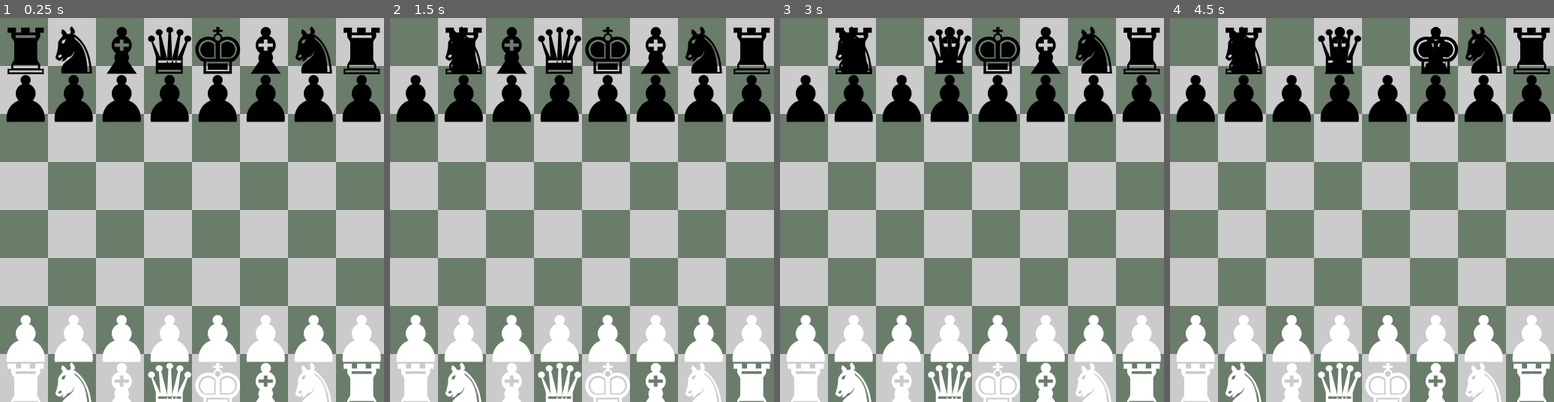
Above: before the commit, frames 1-4 (left to right).
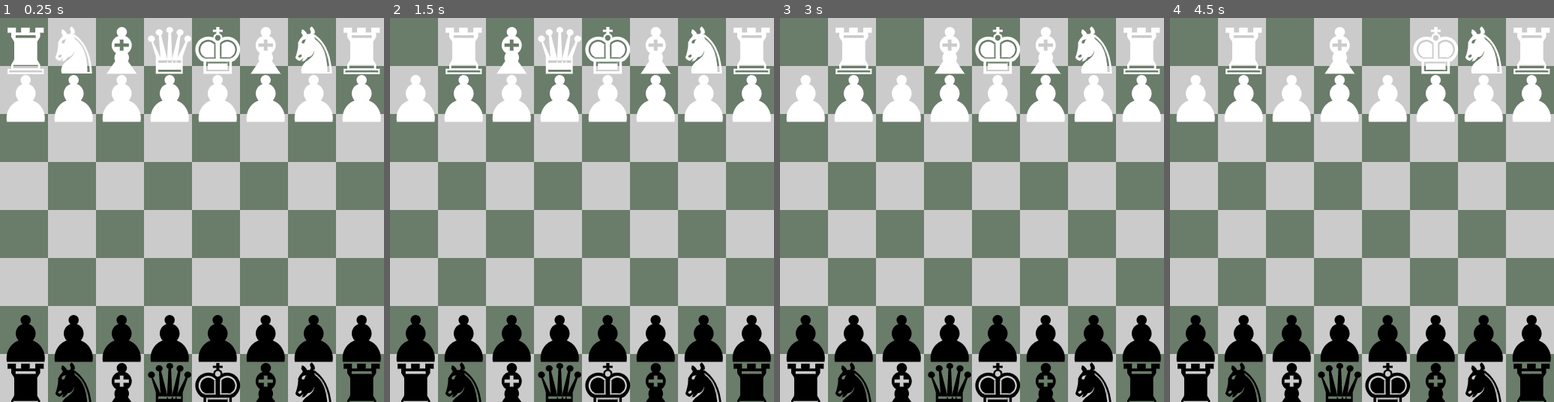
Above: after the commit, the same moments.

Repository: NiahSSBM/chess
Game: Godot game, scene res://scenes/main.tscn
The game is run twice, just before and just after one commit, with the same random seed, the same clock (stepped at 60 frames per second) and the same inputs.
Inputs (mouse positions are in pixels of both pictures, inside the frame that each line leads up to):
- Up to frame 1 (0.25 s): no input
- Up to frame 2 (1.5 s): tap Enter at 0.5 s; move the mouse to (413, 41) at 0.52 s; press the mouse at (413, 41) at 0.53 s; tap Space at 1.25 s; move the mouse to (462, 41) at 1.27 s; release the mouse at (462, 41) at 1.28 s; click (462, 41) at 1.35 s
- Up to frame 3 (3 s): tap Enter at 2 s; move the mouse to (899, 41) at 2.02 s; press the mouse at (899, 41) at 2.03 s; tap Space at 2.75 s; move the mouse to (948, 41) at 2.77 s; release the mouse at (948, 41) at 2.78 s; click (948, 41) at 2.85 s
- Up to frame 4 (4.5 s): tap Enter at 3.5 s; move the mouse to (1385, 41) at 3.52 s; press the mouse at (1385, 41) at 3.53 s; tap Space at 4.25 s; move the mouse to (1434, 41) at 4.27 s; release the mouse at (1434, 41) at 4.28 s; click (1434, 41) at 4.35 s

The runs differ from the first frame. In frame 1, 22% of the frame differs, in the area x 1-100%, y 2-100%; in frame 2, 22%; in frame 3, 21%; in frame 4, 21%.

Commit message:
lots of stuff

Diff:
--- /dev/null
+++ b/scenes/game_state.gd
@@ -0,0 +1,52 @@
+extends Node
+
+var board_state: Array[int] # 2D array
+var prev_boards: Array[int] # 3D array
+
+var turn: int = 0
+
+func _ready():
+	Globals.connect("turn_passed", _on_turn_passed)
+
+	board_state.resize(Globals.BOARD_SIZE * Globals.BOARD_SIZE)
+	board_state.fill(0)
+
+
+func _on_turn_passed():
+	turn += 1
+
+	prev_boards.append_array(board_state)
+
+	var pieces: Array[Node] = get_tree().get_nodes_in_group("piece")
+
+	board_state.fill(0)
+	for piece in pieces:
+		board_state[piece.board_position.x + piece.board_position.y * Globals.BOARD_SIZE] = piece.type
+
+	if Globals.DEBUG_PRINT:
+		_print_board()
+
+
+func _print_board():
+	print("Current Board:")
+	# This flips the board while printing
+	var line: String = ""
+	var board: String = ""
+	for y in Globals.BOARD_SIZE:
+		for x in Globals.BOARD_SIZE:
+			line = line + str(board_state[x + y * Globals.BOARD_SIZE]) + " "
+		board = line + "\n" + board
+		line = ""
+	print(board)
+
+
+func _print_past_board(turns_old: int):
+	print("Board from " + str(turns_old) + " turn(s) ago:")
+	var line: String = ""
+	var board: String = ""
+	for y in Globals.BOARD_SIZE:
+		for x in Globals.BOARD_SIZE:
+			line = line + str(prev_boards[x + Globals.BOARD_SIZE * (y + Globals.BOARD_SIZE * (turn - turns_old))]) + " "
+		board = line + "\n" + board
+		line = ""
+	print(board)
--- a/scenes/main.tscn
+++ b/scenes/main.tscn
@@ -1,7 +1,8 @@
-[gd_scene load_steps=4 format=3 uid="uid://bsjnd355cxwqc"]
+[gd_scene load_steps=5 format=3 uid="uid://bsjnd355cxwqc"]
 
 [ext_resource type="Script" uid="uid://bihldgnjfpvac" path="res://scripts/main.gd" id="1_jyhfs"]
 [ext_resource type="Script" uid="uid://cuqbqsfj7aqcm" path="res://scripts/board.gd" id="2_0wfyh"]
+[ext_resource type="Script" uid="uid://chwahkdn44rff" path="res://scenes/game_state.gd" id="4_jyhfs"]
 [ext_resource type="Script" uid="uid://c12pj77qtcxk" path="res://scripts/input_handler.gd" id="5_tbgi4"]
 
 [node name="Node2D" type="Node2D"]
@@ -12,3 +13,6 @@
 
 [node name="InputHandler" type="Node" parent="."]
 script = ExtResource("5_tbgi4")
+
+[node name="GameState" type="Node" parent="."]
+script = ExtResource("4_jyhfs")
--- a/scripts/board.gd
+++ b/scripts/board.gd
@@ -43,7 +43,7 @@
 			var marker = marker_res.instantiate()
 			@warning_ignore("integer_division")
 			marker.position = Vector2((x * Globals.TILE_SIZE) + (Globals.TILE_SIZE / 2), (y * Globals.TILE_SIZE) + (Globals.TILE_SIZE / 2))
-			marker.board_position = Vector2i(x, y)
+			marker.board_position = Vector2i(x, (Globals.BOARD_SIZE - 1) - y)
 			add_child(marker)
 
 		tile_color = !tile_color
--- a/scripts/globals.gd
+++ b/scripts/globals.gd
@@ -3,8 +3,11 @@
 const BOARD_SIZE: int = 8
 const TILE_SIZE: int = 64
 const DEBUG_DRAW: bool = false
+const DEBUG_PRINT: bool = true
 
 @warning_ignore("unused_signal")
 signal piece_picked_up(p: Piece)
 @warning_ignore("unused_signal")
 signal piece_dropped(p: Piece)
+@warning_ignore("unused_signal")
+signal turn_passed()
--- a/scripts/input_handler.gd
+++ b/scripts/input_handler.gd
@@ -24,7 +24,7 @@
 
 
 func _on_piece_picked_up(p: Piece):
-	print("Picked up ", p)
+	print("Picked up ", Piece.PieceType.keys()[p.type])
 	if piece_held != null:
 		push_error("ERROR: Piece held was not dropped before attempting to pick up a new piece!")
 	piece_held = p
@@ -32,11 +32,18 @@
 
 
 func _on_piece_dropped(p: Piece):
-	print("Dropped ", p)
+	print("Dropped ", Piece.PieceType.keys()[p.type])
 	var nearest_marker = piece_held.get_nearest_marker()
+
+	for piece in get_tree().get_nodes_in_group("piece"):
+		if nearest_marker.board_position == piece.board_position:
+			piece.free()
+
 	piece_held.position = nearest_marker.position - position_offset
 	piece_held.board_position = nearest_marker.board_position
 	piece_held = null
+
+	Globals.turn_passed.emit()
 
 
 func _move_piece_if_held():
--- a/scripts/main.gd
+++ b/scripts/main.gd
@@ -6,6 +6,7 @@
 	get_window().size = Vector2i(Globals.BOARD_SIZE * Globals.TILE_SIZE, Globals.BOARD_SIZE * Globals.TILE_SIZE)
 
 	_init_pieces()
+	Globals.turn_passed.emit()
 
 
 func _create_piece(pos: Vector2i, type: Piece.PieceType, color: Piece.PieceColor):
@@ -18,39 +19,39 @@
 
 func _init_pieces():
 	# Black back row
-	_create_piece(Vector2i(1, 1), Piece.PieceType.ROOK, Piece.PieceColor.BLACK)
-	_create_piece(Vector2i(2, 1), Piece.PieceType.KNIGHT, Piece.PieceColor.BLACK)
-	_create_piece(Vector2i(3, 1), Piece.PieceType.BISHOP, Piece.PieceColor.BLACK)
-	_create_piece(Vector2i(4, 1), Piece.PieceType.QUEEN, Piece.PieceColor.BLACK)
-	_create_piece(Vector2i(5, 1), Piece.PieceType.KING, Piece.PieceColor.BLACK)
-	_create_piece(Vector2i(6, 1), Piece.PieceType.BISHOP, Piece.PieceColor.BLACK)
-	_create_piece(Vector2i(7, 1), Piece.PieceType.KNIGHT, Piece.PieceColor.BLACK)
-	_create_piece(Vector2i(8, 1), Piece.PieceType.ROOK, Piece.PieceColor.BLACK)
+	_create_piece(Vector2i(0, 0), Piece.PieceType.ROOK, Piece.PieceColor.BLACK)
+	_create_piece(Vector2i(1, 0), Piece.PieceType.KNIGHT, Piece.PieceColor.BLACK)
+	_create_piece(Vector2i(2, 0), Piece.PieceType.BISHOP, Piece.PieceColor.BLACK)
+	_create_piece(Vector2i(3, 0), Piece.PieceType.QUEEN, Piece.PieceColor.BLACK)
+	_create_piece(Vector2i(4, 0), Piece.PieceType.KING, Piece.PieceColor.BLACK)
+	_create_piece(Vector2i(5, 0), Piece.PieceType.BISHOP, Piece.PieceColor.BLACK)
+	_create_piece(Vector2i(6, 0), Piece.PieceType.KNIGHT, Piece.PieceColor.BLACK)
+	_create_piece(Vector2i(7, 0), Piece.PieceType.ROOK, Piece.PieceColor.BLACK)
 	# Black pawns
-	_create_piece(Vector2i(1, 2), Piece.PieceType.PAWN, Piece.PieceColor.BLACK)
-	_create_piece(Vector2i(2, 2), Piece.PieceType.PAWN, Piece.PieceColor.BLACK)
-	_create_piece(Vector2i(3, 2), Piece.PieceType.PAWN, Piece.PieceColor.BLACK)
-	_create_piece(Vector2i(4, 2), Piece.PieceType.PAWN, Piece.PieceColor.BLACK)
-	_create_piece(Vector2i(5, 2), Piece.PieceType.PAWN, Piece.PieceColor.BLACK)
-	_create_piece(Vector2i(6, 2), Piece.PieceType.PAWN, Piece.PieceColor.BLACK)
-	_create_piece(Vector2i(7, 2), Piece.PieceType.PAWN, Piece.PieceColor.BLACK)
-	_create_piece(Vector2i(8, 2), Piece.PieceType.PAWN, Piece.PieceColor.BLACK)
+	_create_piece(Vector2i(0, 1), Piece.PieceType.PAWN, Piece.PieceColor.BLACK)
+	_create_piece(Vector2i(1, 1), Piece.PieceType.PAWN, Piece.PieceColor.BLACK)
+	_create_piece(Vector2i(2, 1), Piece.PieceType.PAWN, Piece.PieceColor.BLACK)
+	_create_piece(Vector2i(3, 1), Piece.PieceType.PAWN, Piece.PieceColor.BLACK)
+	_create_piece(Vector2i(4, 1), Piece.PieceType.PAWN, Piece.PieceColor.BLACK)
+	_create_piece(Vector2i(5, 1), Piece.PieceType.PAWN, Piece.PieceColor.BLACK)
+	_create_piece(Vector2i(6, 1), Piece.PieceType.PAWN, Piece.PieceColor.BLACK)
+	_create_piece(Vector2i(7, 1), Piece.PieceType.PAWN, Piece.PieceColor.BLACK)
 
 	# White back row
-	_create_piece(Vector2i(1, 8), Piece.PieceType.ROOK, Piece.PieceColor.WHITE)
-	_create_piece(Vector2i(2, 8), Piece.PieceType.KNIGHT, Piece.PieceColor.WHITE)
-	_create_piece(Vector2i(3, 8), Piece.PieceType.BISHOP, Piece.PieceColor.WHITE)
-	_create_piece(Vector2i(4, 8), Piece.PieceType.QUEEN, Piece.PieceColor.WHITE)
-	_create_piece(Vector2i(5, 8), Piece.PieceType.KING, Piece.PieceColor.WHITE)
-	_create_piece(Vector2i(6, 8), Piece.PieceType.BISHOP, Piece.PieceColor.WHITE)
-	_create_piece(Vector2i(7, 8), Piece.PieceType.KNIGHT, Piece.PieceColor.WHITE)
-	_create_piece(Vector2i(8, 8), Piece.PieceType.ROOK, Piece.PieceColor.WHITE)
+	_create_piece(Vector2i(0, 7), Piece.PieceType.ROOK, Piece.PieceColor.WHITE)
+	_create_piece(Vector2i(1, 7), Piece.PieceType.KNIGHT, Piece.PieceColor.WHITE)
+	_create_piece(Vector2i(2, 7), Piece.PieceType.BISHOP, Piece.PieceColor.WHITE)
+	_create_piece(Vector2i(3, 7), Piece.PieceType.QUEEN, Piece.PieceColor.WHITE)
+	_create_piece(Vector2i(4, 7), Piece.PieceType.KING, Piece.PieceColor.WHITE)
+	_create_piece(Vector2i(5, 7), Piece.PieceType.BISHOP, Piece.PieceColor.WHITE)
+	_create_piece(Vector2i(6, 7), Piece.PieceType.KNIGHT, Piece.PieceColor.WHITE)
+	_create_piece(Vector2i(7, 7), Piece.PieceType.ROOK, Piece.PieceColor.WHITE)
 	# White pawns
-	_create_piece(Vector2i(1, 7), Piece.PieceType.PAWN, Piece.PieceColor.WHITE)
-	_create_piece(Vector2i(2, 7), Piece.PieceType.PAWN, Piece.PieceColor.WHITE)
-	_create_piece(Vector2i(3, 7), Piece.PieceType.PAWN, Piece.PieceColor.WHITE)
-	_create_piece(Vector2i(4, 7), Piece.PieceType.PAWN, Piece.PieceColor.WHITE)
-	_create_piece(Vector2i(5, 7), Piece.PieceType.PAWN, Piece.PieceColor.WHITE)
-	_create_piece(Vector2i(6, 7), Piece.PieceType.PAWN, Piece.PieceColor.WHITE)
-	_create_piece(Vector2i(7, 7), Piece.PieceType.PAWN, Piece.PieceColor.WHITE)
-	_create_piece(Vector2i(8, 7), Piece.PieceType.PAWN, Piece.PieceColor.WHITE)
+	_create_piece(Vector2i(0, 6), Piece.PieceType.PAWN, Piece.PieceColor.WHITE)
+	_create_piece(Vector2i(1, 6), Piece.PieceType.PAWN, Piece.PieceColor.WHITE)
+	_create_piece(Vector2i(2, 6), Piece.PieceType.PAWN, Piece.PieceColor.WHITE)
+	_create_piece(Vector2i(3, 6), Piece.PieceType.PAWN, Piece.PieceColor.WHITE)
+	_create_piece(Vector2i(4, 6), Piece.PieceType.PAWN, Piece.PieceColor.WHITE)
+	_create_piece(Vector2i(5, 6), Piece.PieceType.PAWN, Piece.PieceColor.WHITE)
+	_create_piece(Vector2i(6, 6), Piece.PieceType.PAWN, Piece.PieceColor.WHITE)
+	_create_piece(Vector2i(7, 6), Piece.PieceType.PAWN, Piece.PieceColor.WHITE)
--- a/scripts/piece.gd
+++ b/scripts/piece.gd
@@ -13,10 +13,8 @@
 func _ready():
 	size = Vector2(Globals.TILE_SIZE, Globals.TILE_SIZE)
 
-	@warning_ignore("integer_division")
-	var pos_x := (board_position.x * Globals.TILE_SIZE) - (Globals.TILE_SIZE)
-	@warning_ignore("integer_division")
-	var pos_y := (board_position.y * Globals.TILE_SIZE) - (Globals.TILE_SIZE)
+	var pos_x := (board_position.x * Globals.TILE_SIZE)
+	var pos_y := (Globals.TILE_SIZE * (Globals.BOARD_SIZE - 1)) - (board_position.y * Globals.TILE_SIZE)
 	position = Vector2(pos_x, pos_y)
 
 	if color == PieceColor.BLACK:
Not shown, added: scenes/game_state.gd.uid
